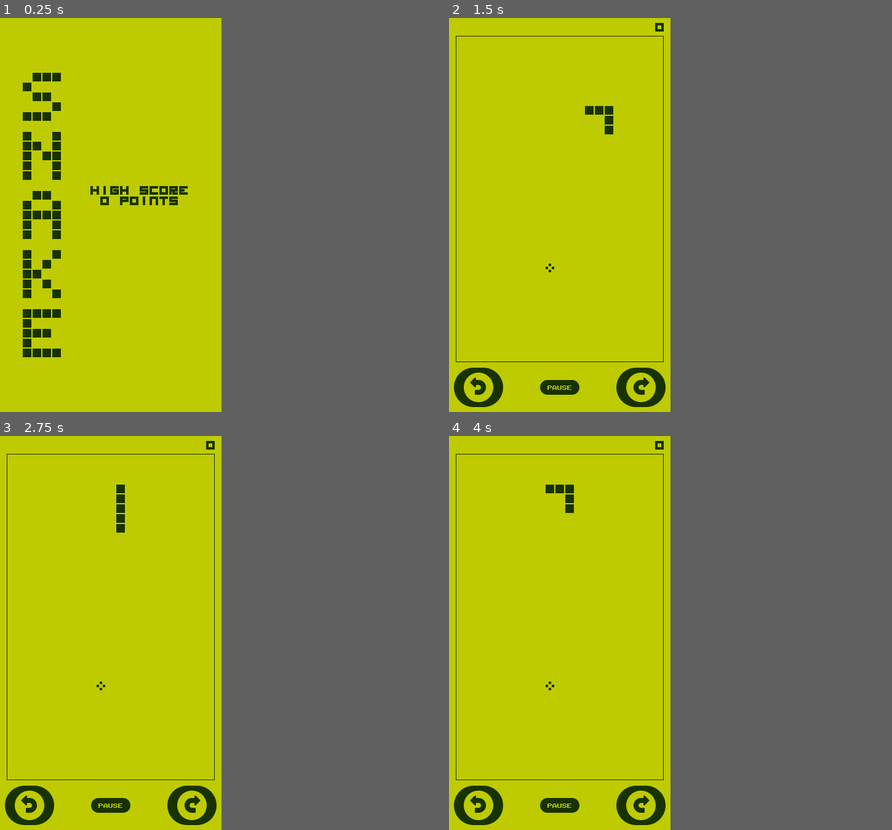
Above: before the commit, frames 1-4 (two rows, left to right).
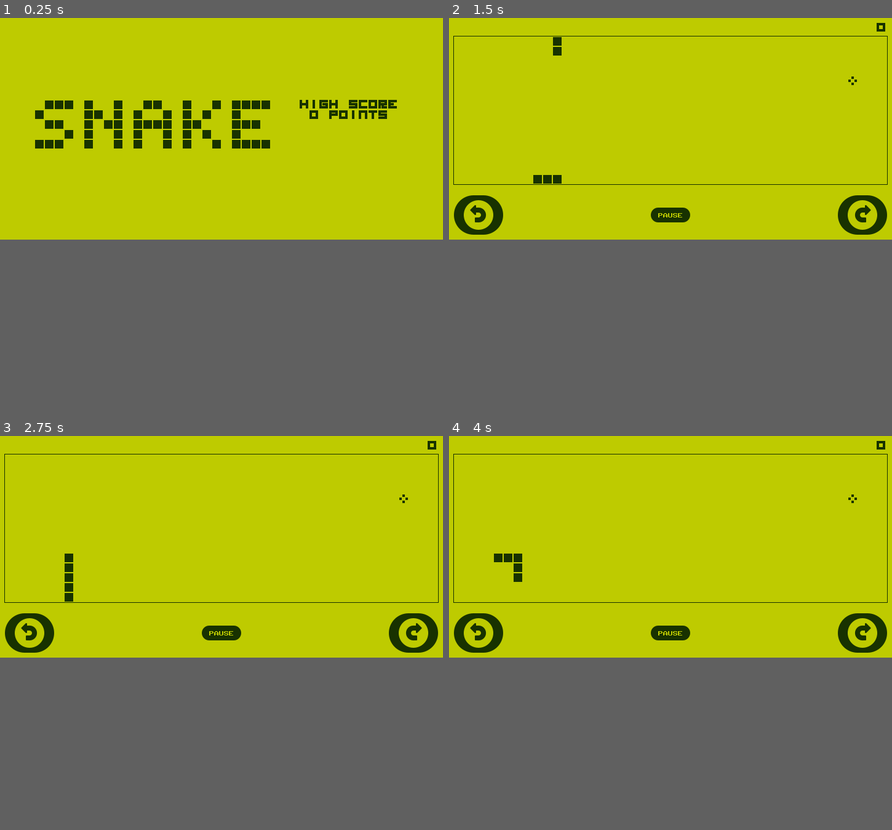
Above: after the commit, the same moments.

Repository: MCMLXXXV/godot-snake-game
Game: Godot game, scene res://ui/title/title.tscn
The game is run twice, just before and just after one commit, with the same random seed, the same clock (stepped at 60 frames per second) and the same inputs.
Inputs (mouse positions are in pixels of both pictures, inside the frame that each line leads up to; where the layout moved, square brackets give the same spot in the first picture):
- Up to frame 1 (0.25 s): no input
- Up to frame 2 (1.5 s): tap Enter at 0.5 s; move the mouse to (608, 195) at 0.52 s; hold Right (ui_right) 0.53-1.25 s; click (608, 195) at 0.67 s; click (462, 368) [480, 388] at 1.25 s
- Up to frame 3 (2.75 s): click (208, 786) [190, 806] at 2 s
- Up to frame 4 (4 s): click (559, 786) [559, 806] at 2.75 s; tap Space at 3.5 s; move the mouse to (515, 652) at 3.52 s; hold Left (ui_left) from 3.53 s (still down)
In our replay, the window is 360x640 before the commit and 720x360 after it. These sizes can differ from the game's own. Grey fills any space a smaller window leaves; there, only what the larger window draws over its background counts as a difference.

The runs differ from the first frame. In frame 1, 5.6% of the frame differs, in the area x 5-90%, y 13-87%; in frame 2, 4.2%; in frame 3, 4.2%; in frame 4, 4.2%.

Commit message:
Changed game to a 2:1 aspect ratio, landscape orientation.

Diff:
--- a/elements/grid/grid.tscn
+++ b/elements/grid/grid.tscn
@@ -5,10 +5,10 @@
 [ext_resource path="res://elements/food/food.tscn" type="PackedScene" id=3]
 
 [node name="grid" type="Node2D"]
-position = Vector2( 4, 8 )
+position = Vector2( 8, 4 )
 script = ExtResource( 1 )
-grid_width = 22
-grid_height = 39
+grid_width = 44
+grid_height = 22
 
 [node name="clock" type="Timer" parent="."]
 process_mode = 0
--- a/project.godot
+++ b/project.godot
@@ -25,12 +25,11 @@
 
 [display]
 
-window/size/width=360
-window/size/height=640
-window/size/resizable=false
+window/size/width=720
+window/size/height=360
 window/dpi/allow_hidpi=true
-window/handheld/orientation="portrait"
-window/stretch/mode="viewport"
+window/stretch/mode="2d"
+window/stretch/aspect="keep"
 window/handheld/emulate_touchscreen=true
 
 [importer_defaults]
--- a/ui/game/game.tscn
+++ b/ui/game/game.tscn
@@ -38,14 +38,14 @@
 [node name="main_layout" type="VBoxContainer" parent="."]
 margin_left = 8.0
 margin_top = 8.0
-margin_right = 352.0
-margin_bottom = 632.0
+margin_right = 712.0
+margin_bottom = 352.0
 size_flags_horizontal = 3
 size_flags_vertical = 3
 custom_constants/separation = 0
 
 [node name="header" type="HBoxContainer" parent="main_layout"]
-margin_right = 344.0
+margin_right = 704.0
 margin_bottom = 14.0
 
 [node name="game_over_label" type="Label" parent="main_layout/header"]
@@ -58,13 +58,13 @@
 
 [node name="spacer" type="Container" parent="main_layout/header"]
 margin_left = 148.0
-margin_right = 324.0
+margin_right = 684.0
 margin_bottom = 14.0
 size_flags_horizontal = 3
 
 [node name="points" type="Label" parent="main_layout/header"]
-margin_left = 328.0
-margin_right = 344.0
+margin_left = 688.0
+margin_right = 704.0
 margin_bottom = 14.0
 size_flags_vertical = 3
 custom_fonts/font = ExtResource( 2 )
@@ -74,19 +74,19 @@
 
 [node name="grid_container" type="Container" parent="main_layout"]
 margin_top = 14.0
-margin_right = 344.0
-margin_bottom = 560.0
+margin_right = 704.0
+margin_bottom = 280.0
 size_flags_horizontal = 3
 size_flags_vertical = 3
 
 [node name="grid" parent="main_layout/grid_container" instance=ExtResource( 3 )]
-grid_width = 21
-grid_height = 33
+position = Vector2( 0, 8 )
+grid_height = 15
 
 [node name="game_controls" type="HBoxContainer" parent="main_layout"]
-margin_top = 560.0
-margin_right = 344.0
-margin_bottom = 624.0
+margin_top = 280.0
+margin_right = 704.0
+margin_bottom = 344.0
 size_flags_horizontal = 3
 custom_constants/separation = 0
 alignment = 1
@@ -100,22 +100,22 @@
 
 [node name="spacer" type="CenterContainer" parent="main_layout/game_controls"]
 margin_left = 80.0
-margin_right = 264.0
+margin_right = 624.0
 margin_bottom = 64.0
 size_flags_horizontal = 3
 
 [node name="pause_button" type="TextureButton" parent="main_layout/game_controls/spacer"]
-margin_left = 60.0
+margin_left = 240.0
 margin_top = 20.0
-margin_right = 124.0
+margin_right = 304.0
 margin_bottom = 44.0
 rect_min_size = Vector2( 64, 24 )
 action_mode = 0
 texture_normal = ExtResource( 5 )
 
 [node name="right_button" type="TextureButton" parent="main_layout/game_controls"]
-margin_left = 264.0
-margin_right = 344.0
+margin_left = 624.0
+margin_right = 704.0
 margin_bottom = 64.0
 rect_min_size = Vector2( 80, 64 )
 action_mode = 0
--- a/ui/title/title.tscn
+++ b/ui/title/title.tscn
@@ -36,14 +36,14 @@
 [node name="center" type="CenterContainer" parent="."]
 margin_left = 16.0
 margin_top = 16.0
-margin_right = 344.0
-margin_bottom = 624.0
+margin_right = 704.0
+margin_bottom = 344.0
 
 [node name="hbox" type="HBoxContainer" parent="center"]
-margin_left = 4.0
-margin_top = 72.0
-margin_right = 324.0
-margin_bottom = 536.0
+margin_left = 40.0
+margin_top = 117.0
+margin_right = 648.0
+margin_bottom = 211.0
 rect_min_size = Vector2( 320, 0 )
 size_flags_horizontal = 3
 size_flags_vertical = 3
@@ -51,25 +51,23 @@
 alignment = 1
 
 [node name="logo" type="TextureRect" parent="center/hbox"]
-margin_left = 16.0
-margin_right = 80.0
-margin_bottom = 464.0
+margin_right = 384.0
+margin_bottom = 80.0
 size_flags_horizontal = 0
 size_flags_vertical = 0
 texture = ExtResource( 2 )
 
 [node name="vbox" type="VBoxContainer" parent="center/hbox"]
-margin_left = 112.0
-margin_right = 304.0
-margin_bottom = 464.0
+margin_left = 416.0
+margin_right = 608.0
+margin_bottom = 94.0
 rect_min_size = Vector2( 192, 0 )
 custom_constants/separation = 32
 alignment = 1
 
 [node name="high_score_label" type="Label" parent="center/hbox/vbox"]
-margin_top = 185.0
 margin_right = 192.0
-margin_bottom = 216.0
+margin_bottom = 31.0
 size_flags_horizontal = 5
 size_flags_vertical = 0
 custom_fonts/font = ExtResource( 3 )
@@ -80,9 +78,9 @@
 script = ExtResource( 4 )
 
 [node name="tap_label" type="Label" parent="center/hbox/vbox"]
-margin_top = 248.0
+margin_top = 63.0
 margin_right = 192.0
-margin_bottom = 279.0
+margin_bottom = 94.0
 size_flags_horizontal = 5
 size_flags_vertical = 0
 custom_fonts/font = ExtResource( 3 )
Binary file changed: ui/title/title.png
Not shown, changed: ui/title/title.png.import
